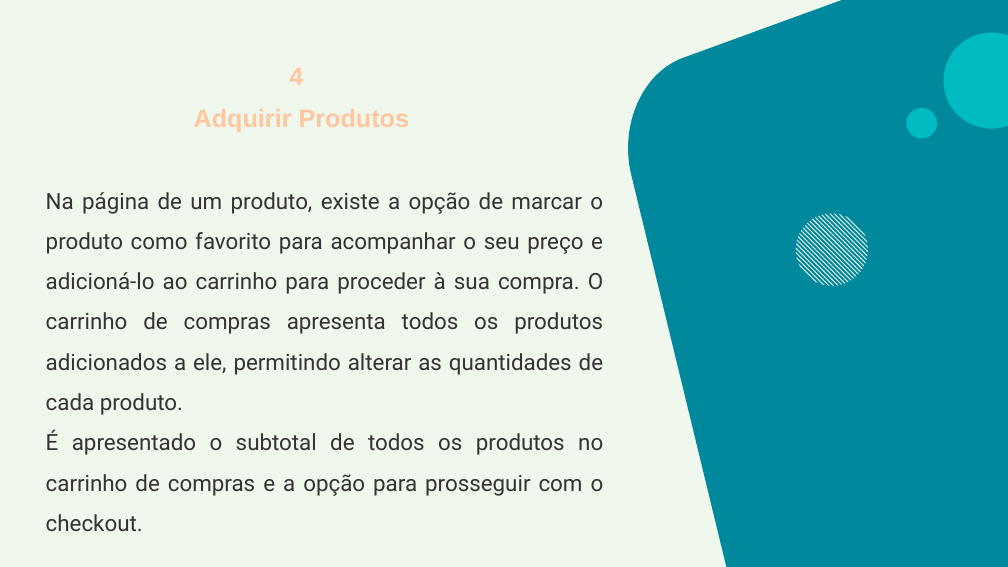
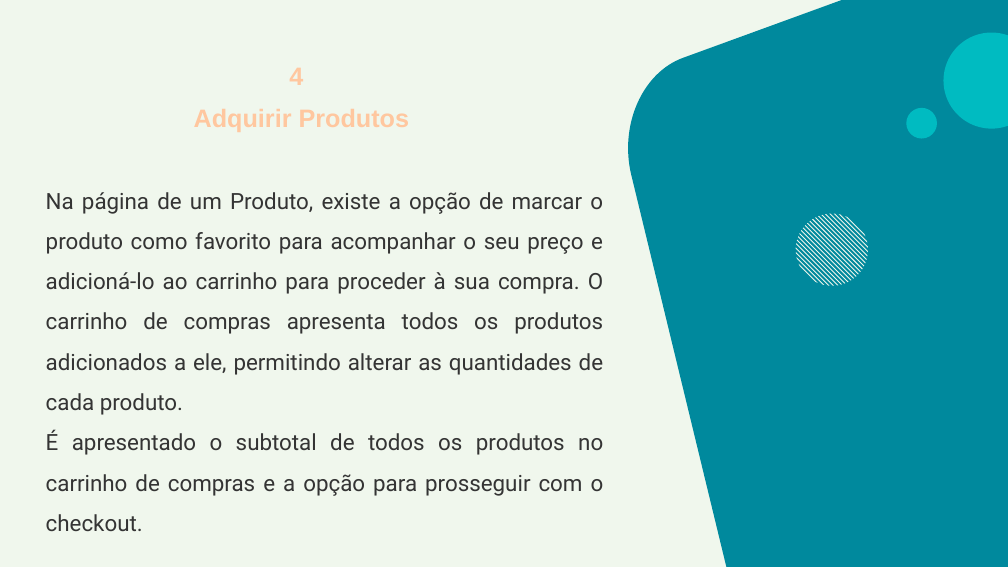
Before and after one commit to HugoDias27/ProjetoAMSI, a slide deck: slide 11 of PPT Projeto AMSI.pptx. Drawn at 1008x567 pixels with LibreOffice and Linux fonts; fonts in the diff are those of the drawing. Boxes give left, top, right and bottom in pixels: in the first picture for what was removed or moved away, otherwise in the second. Text is boxed around its words. In the diff, an @@ line names an element or a change of style, - is before the commit and + after.

Commit message:
1º Update PPT
Alterações efetuadas no conteúdo (texto) do documento e inserção do número total de horas propostas para o projeto de AMSI, no diapositivo da tabela de Planeamento das Tarefas.

```diff
--- a/PPT Projeto AMSI.pptx
+++ b/PPT Projeto AMSI.pptx
@@ subtitle at (46, 192, 603, 415): text changed @@
-Na página de um produto, existe a opção de marcar o produto como favorito para acompanhar o seu preço e adicioná-lo ao carrinho para proceder à sua compra. O carrinho de compras apresenta todos os produtos adicionados a ele, permitindo alterar as quantidades de cada produto.
+Na página de um Produto, existe a opção de marcar o produto como favorito para acompanhar o seu preço e adicioná-lo ao carrinho para proceder à sua compra. O carrinho de compras apresenta todos os produtos adicionados a ele, permitindo alterar as quantidades de cada produto.
```
Also in this commit, not shown: 7 other slides changed.
